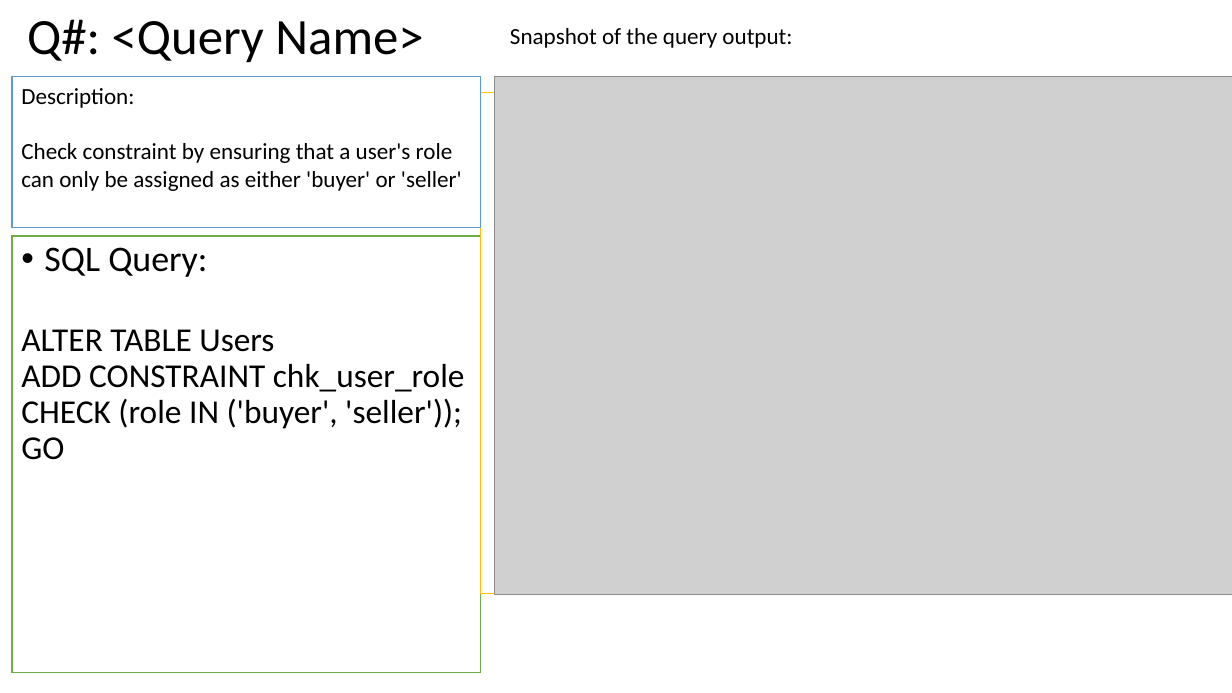
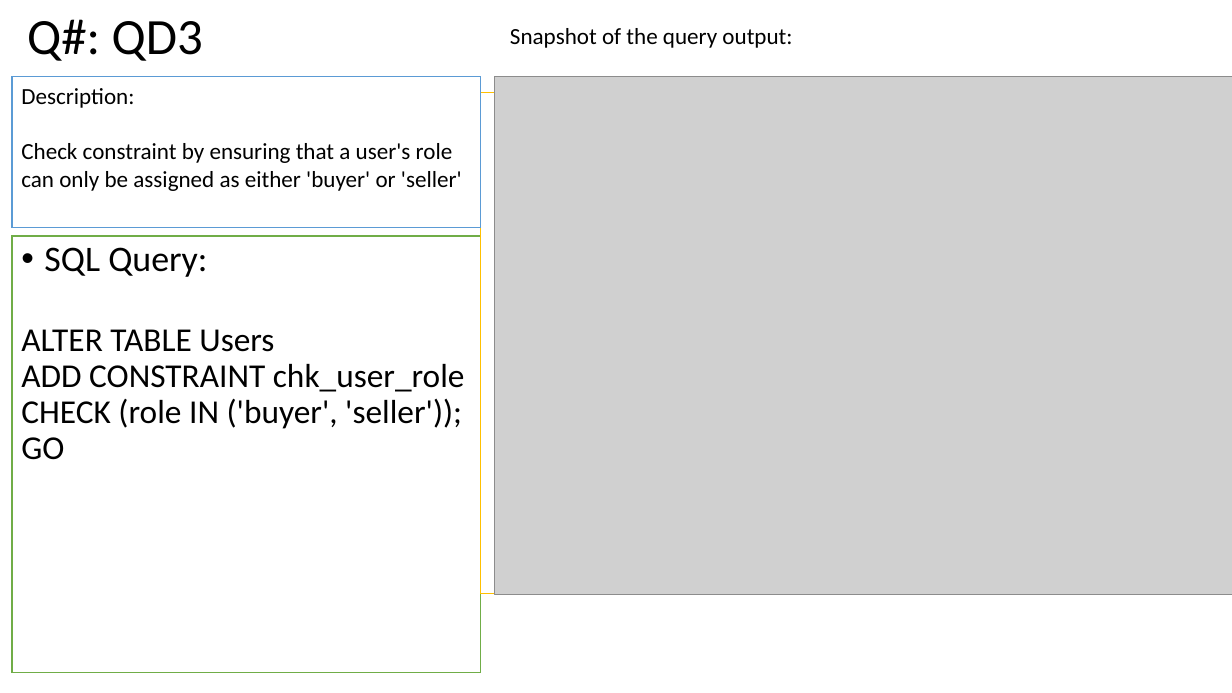
Before and after one commit to adamrodi/CMPS4390, a slide deck: slide 6 of Docs/PA2.pptx. Drawn at 1232x693 pixels with LibreOffice and Linux fonts; fonts in the diff are those of the drawing; grey boxes stand for pictures. Boxes give left, top, right and bottom in pixels: in the first picture for what was removed or moved away, otherwise in the second. Text is boxed around its words. In the diff, an @@ line names an element or a change of style, - is before the commit and + after.

```diff
--- a/Docs/PA2.pptx
+++ b/Docs/PA2.pptx
@@ title at bbox=[27, 19, 203, 61]: text changed @@
-Q#: <Query Name>
+Q#: QD3
```
Also in this commit, not shown: 8 other slides changed, 10 slides added, 4 other files.
